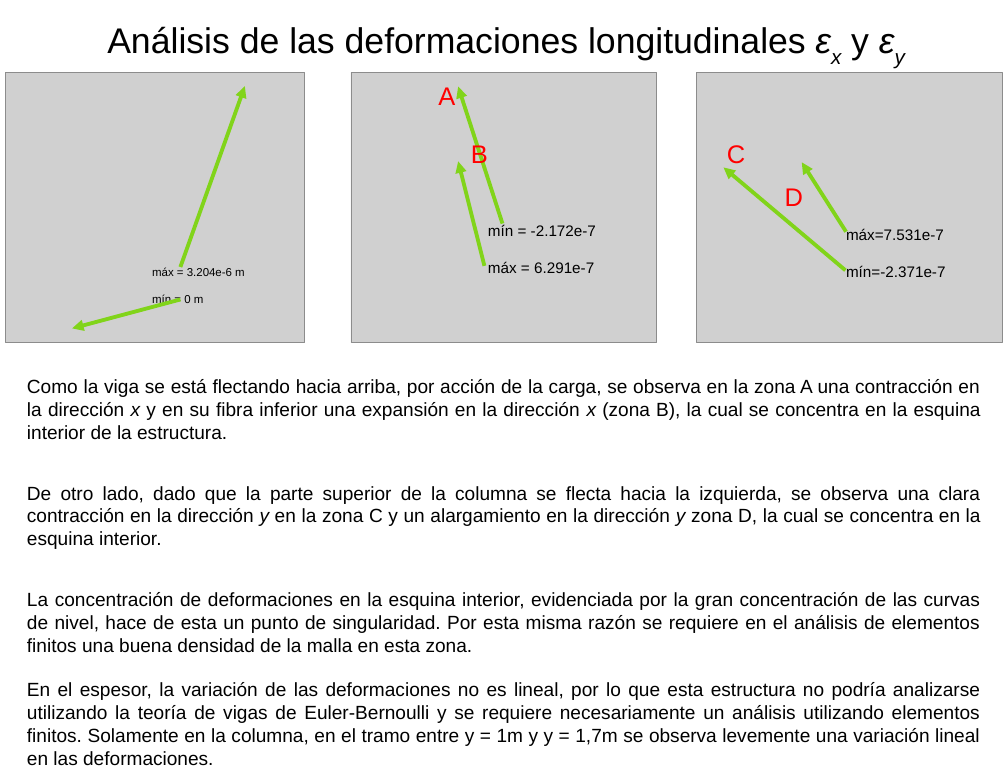
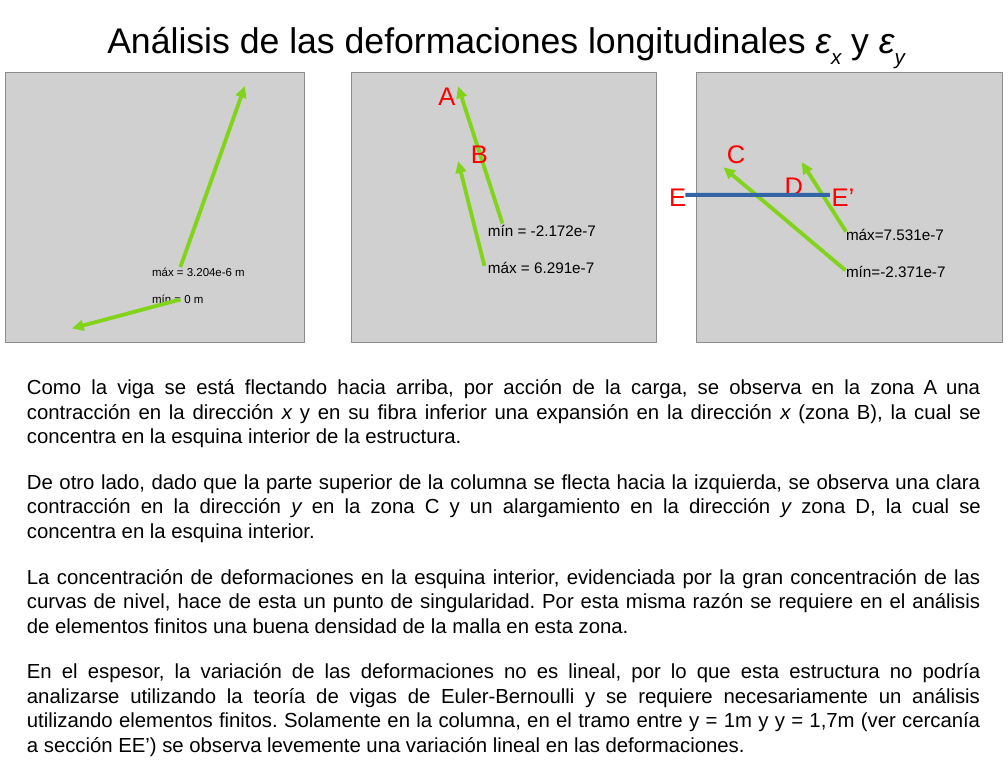
Before and after one commit to diegoandresalvarez/solidos, a slide deck: slide 1 of talleres/solidos1/source/ejemplo_analisis_graficos.odp. Drawn at 1008x779 pixels with LibreOffice and Linux fonts; fonts in the diff are those of the drawing; grey boxes stand for pictures. Boxes give left, top, right and bottom in pixels: in the first picture for what was removed or moved away, otherwise in the second. Text is boxed around its words. In the diff, an @@ line names an element or a change of style, - is before the commit and + after.

```diff
--- a/talleres/solidos1/source/ejemplo_analisis_graficos.odp
+++ b/talleres/solidos1/source/ejemplo_analisis_graficos.odp
@@ text "D": place and size @@
-text "D" at <box>785,188,803,206</box>
+text "D" at <box>785,177,803,197</box>
@@ text added at <box>669,188,686,206</box>, 20 pt, text #FF0000 @@
+E
@@ line added from (685, 195) to (830, 195), #3465A4 3 pt @@
@@ text added at <box>832,188,855,212</box>, 20 pt, text #FF0000 @@
+E’
@@ text at <box>27,379,980,634</box>: size 15 to 16 pt in "Como la viga se está flectando hacia ...", "De otro lado, dado que la parte ...", "La concentración de deformaciones en la esquina ..." @@
@@ text at <box>27,663,981,757</box>: text changed; size 15 to 16 pt @@
-En el espesor, la variación de las deformaciones no es lineal, por lo que esta estructura no podría analizarse utilizando la teoría de vigas de Euler-Bernoulli y se requiere necesariamente un análisis utilizando elementos finitos. Solamente en la columna, en el tramo entre y = 1m y y = 1,7m se observa levemente una variación lineal en las deformaciones.
+En el espesor, la variación de las deformaciones no es lineal, por lo que esta estructura no podría analizarse utilizando la teoría de vigas de Euler-Bernoulli y se requiere necesariamente un análisis utilizando elementos finitos. Solamente en la columna, en el tramo entre y = 1m y y = 1,7m (ver cercanía a sección EE’) se observa levemente una variación lineal en las deformaciones.
```
Also in this commit, not shown: 1 other file.
